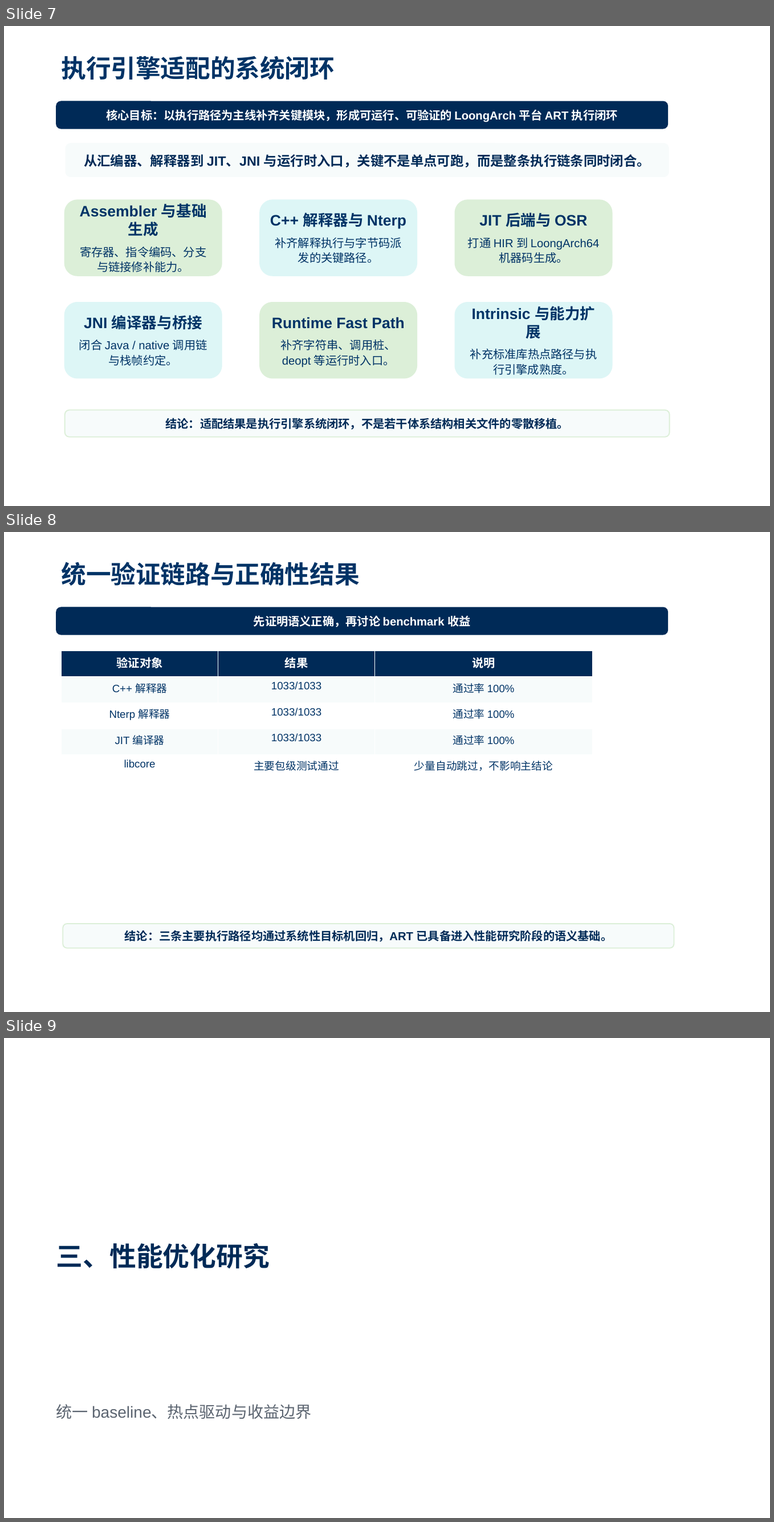
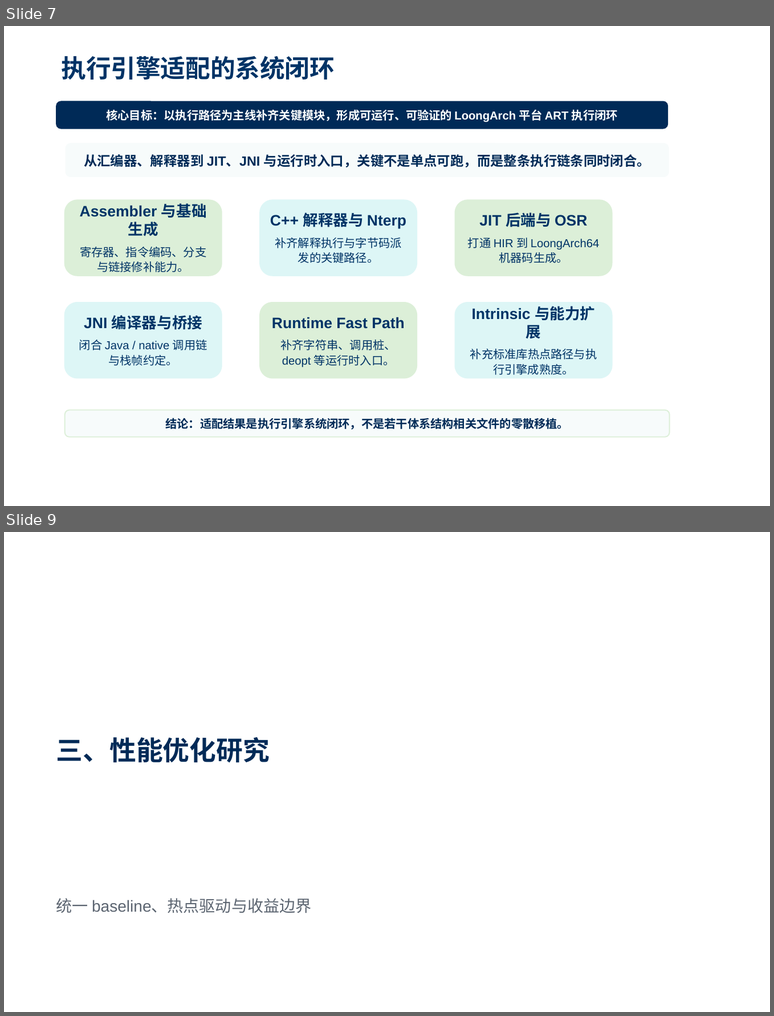
Before and after one commit to YancyReal/ucas-master, a slide deck: Report/03-毕业答辩/鄢玺毕业答辩.pptx. Shown one above the other, each under a label of ours: slides 7, 8 and 9 before the commit, slides 7 and 9 after it; the slides between them are not shown. The pictures are 774x1522 and 774x1016 pixels, drawn with LibreOffice and Linux fonts; fonts in the diff are those of the drawing; background and template pictures are left out. Boxes give left, top, right and bottom in pixels: in the first picture for what was removed or moved away, otherwise in the second. Text is boxed around its words. In the diff, an @@ line names an element or a change of style, - is before the commit and + after.

```diff
--- a/Report/03-毕业答辩/鄢玺毕业答辩.pptx
+++ b/Report/03-毕业答辩/鄢玺毕业答辩.pptx
@@ slide 8 removed at (4,532,770,1012), background picture (left out) @@
@@ title removed at (62,562,360,586) @@
-统一验证链路与正确性结果
@@ rounded rectangle removed at (56,607,667,635) @@
-先证明语义正确，再讨论 benchmark 收益
@@ table removed at (62,651,593,781), 5 rows, 3 columns @@
-验证对象 | 结果 | 说明
-C++ 解释器 | 1033/1033 | 通过率 100%
-Nterp 解释器 | 1033/1033 | 通过率 100%
-JIT 编译器 | 1033/1033 | 通过率 100%
-libcore | 主要包级测试通过 | 少量自动跳过，不影响主结论
@@ rounded rectangle removed at (63,924,674,948) @@
-结论：三条主要执行路径均通过系统性目标机回归，ART 已具备进入性能研究阶段的语义基础。
```
Also in this commit, not shown: 1 slide added, 23 other files.
